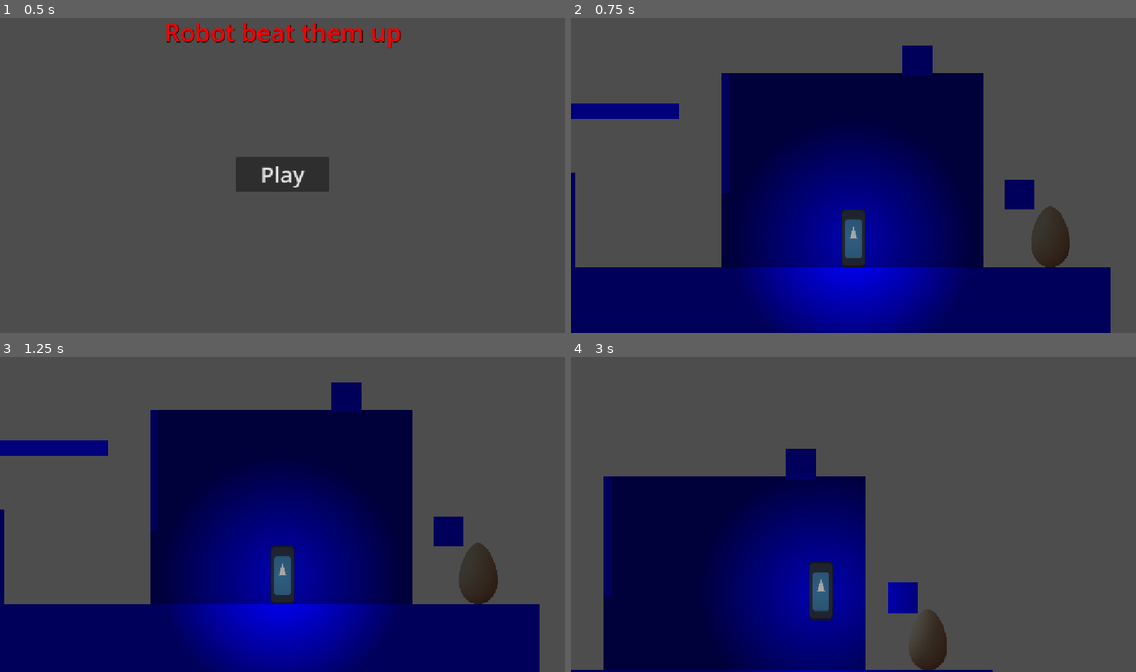
Above: before the commit, frames 1-4 (two rows, left to right).
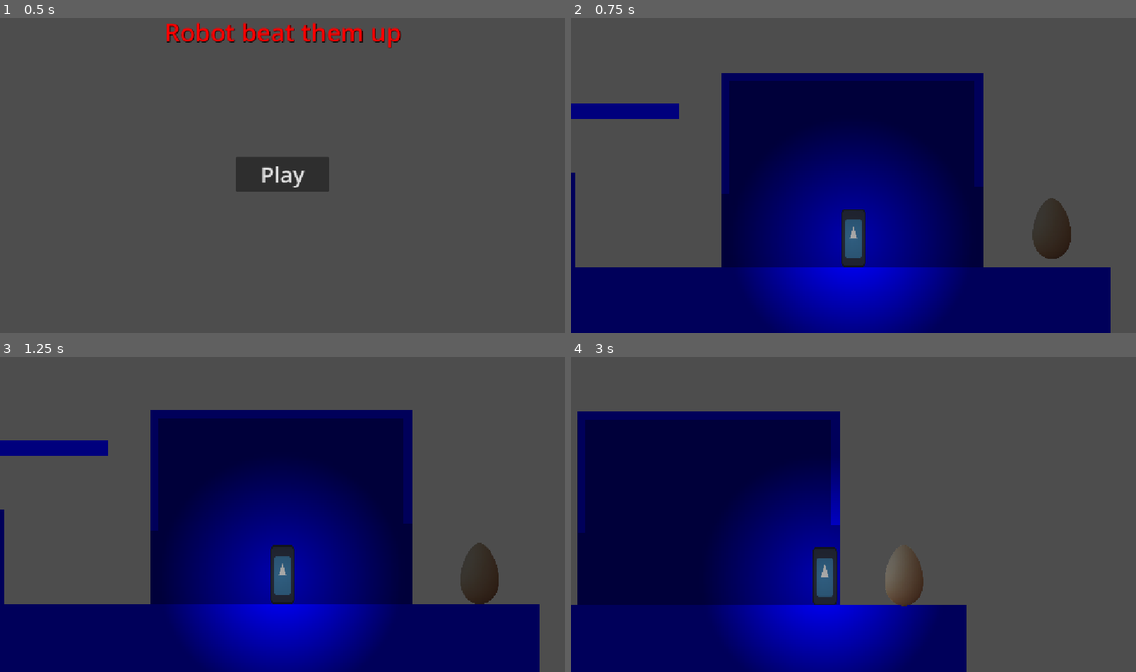
Above: after the commit, the same moments.

Repository: Triopking/Beat-Them-Up
Game: Godot game, scene res://Scenes/menu.tscn
Same seed, same stepped clock (60 frames per second), same inputs: the game is played once before the commit and once after it. The engine's default icon, where the game draws it, is replaced by a stand-in: a white triangle on a blue panel in a dark square.
Inputs:
- Up to frame 1 (0.5 s): no input
- Up to frame 2 (0.75 s): click "Play" at 0.5 s
- Up to frame 3 (1.25 s): no input
- Up to frame 4 (3 s): hold Shift (Sprint) 1.28-2.03 s; hold D (Right) 1.28-2.78 s; tap Space (Jump) at 1.52, 2.27 s; tap Shift (Sprint) at 2.1 s; hold Left (Left) from 2.78 s (still down); hold Shift (Sprint) from 2.78 s (still down)

Frame 1 is identical in both runs. In frame 2, 2.9% of the frame differs, in the area x 28-89%, y 8-80%; in frame 3, 2.8%; in frame 4, 29%, in the area x 0-75%, y 17-100%.

Commit message:
house made

Diff:
--- a/mechanic-gaunlet/Scenes/test_level.tscn
+++ b/mechanic-gaunlet/Scenes/test_level.tscn
@@ -59,10 +59,12 @@
 position = Vector2(-272, 1)
 
 [node name="Basic Shape" parent="House" unique_id=115887287 instance=ExtResource("2_dtjkg")]
-position = Vector2(1230, 492)
+position = Vector2(1143.5, 354)
+scale = Vector2(0.296875, 3.7812498)
 
 [node name="Basic Shape2" parent="House" unique_id=1015914750 instance=ExtResource("2_dtjkg")]
-position = Vector2(1012, 206)
+position = Vector2(872, 241)
+scale = Vector2(8.75, 0.28125006)
 
 [node name="Sprite2D" type="Sprite2D" parent="House" unique_id=1304386174]
 position = Vector2(842.5, 754.5)
@@ -130,4 +132,4 @@
 blend_mode = 1
 
 [node name="Enemy" parent="." unique_id=1950458699 instance=ExtResource("3_eglq2")]
-position = Vector2(1024, 580)
+position = Vector2(1027, 556)
